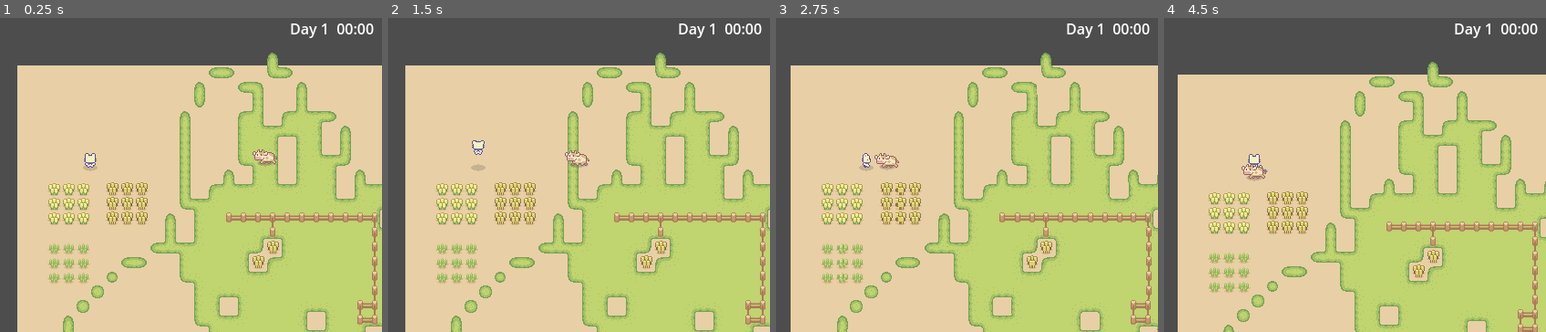
Above: before the commit, frames 1-4 (left to right).
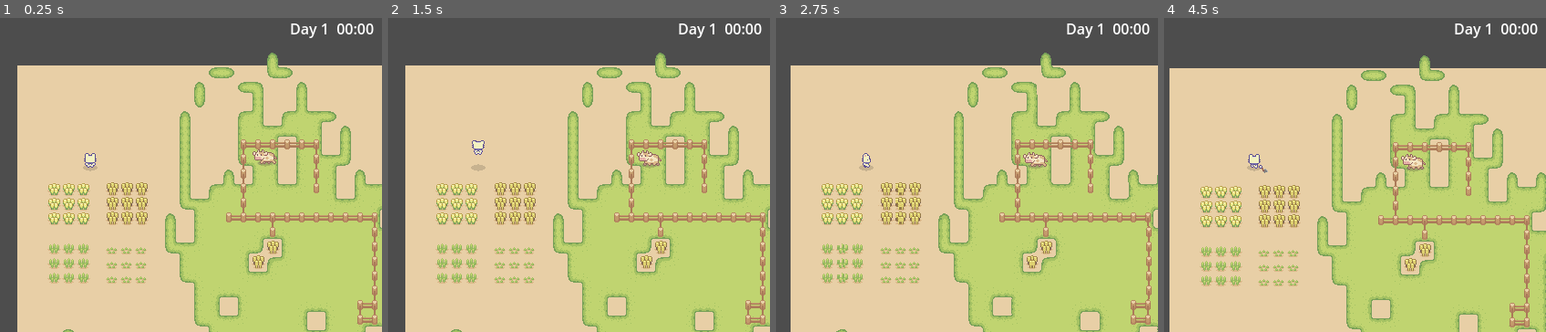
Above: after the commit, the same moments.

Repository: Maaack/Only-Harvest
Game: Godot game, scene res://Scenes/MainGameUI/MainGameUI.tscn
The game is run twice, just before and just after one commit, with the same random seed, the same clock (stepped at 60 frames per second) and the same inputs.
Inputs:
- Up to frame 1 (0.25 s): no input
- Up to frame 2 (1.5 s): hold D (move_right) 0.53-1.28 s; hold E (action) 0.53-1.28 s; tap Space (jump) at 0.77 s; hold S (move_down) from 1.28 s (still down); tap E (action) at 1.35 s
- Up to frame 3 (2.75 s): tap Space (jump) at 1.52 s; release S (move_down) at 2.03 s; hold D (move_right) from 2.03 s (still down); hold E (action) from 2.03 s (still down)
- Up to frame 4 (4.5 s): release D (move_right) at 2.78 s; release E (action) at 2.78 s; hold W (move_up) 2.78-3.53 s; tap E (action) at 2.85, 4.35 s; tap Space (jump) at 3.02, 3.77 s; hold E (action) 3.53-4.28 s; hold A (move_left) from 3.53 s (still down)

The runs differ from the first frame. In frame 1, 1.8% of the frame differs, in the area x 16-84%, y 38-100%; in frame 2, 2.3%; in frame 3, 2.3%; in frame 4, 26%, in the area x 1-100%, y 11-100%.

Commit message:
Fixes crop age at start.

Diff:
--- a/Scenes/Crop/Crop.gd
+++ b/Scenes/Crop/Crop.gd
@@ -27,14 +27,25 @@
 	animation_state.travel(crop_type_name)
 	growth_rates = Constants.CROP_GROWTH_RATES[crop_type_name]
 
-func _set_growth_rate_iter_from_stage():
-	match(growth_stage):
-		Constants.Stages.ONE:
-			growth_rate_iter = 0
-		Constants.Stages.TWO:
-			growth_rate_iter = 1
-		Constants.Stages.THREE, Constants.Stages.FOUR:
-			growth_rate_iter = 2
+func _get_age_for_crop_stage(input_stage : Constants.Stages):
+	var age_for_stage : int = 0
+	if input_stage > growth_rates.size():
+		input_stage = growth_rates.size()
+	for iter in range(input_stage):
+		age_for_stage += growth_rates[iter]
+	return age_for_stage
+
+func _set_crop_age_iter_from_stage():
+	raw_crop_age = _get_age_for_crop_stage(growth_stage-1)
+
+func _set_growth_rate_iter_from_age():
+	growth_rate_iter = 0
+	var total_duration = 0
+	for duration in growth_rates:
+		total_duration += duration
+		if total_duration > raw_crop_age:
+			break
+		growth_rate_iter += 1
 
 func _update_growth_stage():
 	if crop_stage_animation_state == null:
@@ -49,20 +60,30 @@
 		Constants.Stages.FOUR:
 			crop_stage_animation_state.travel(crop_type_name + "4")
 
+func _increment_growth_stage():
+	var next_stage : Constants.Stages
+	match(growth_stage):
+		Constants.Stages.ONE:
+			next_stage = Constants.Stages.TWO
+		Constants.Stages.TWO:
+			next_stage = Constants.Stages.THREE
+		Constants.Stages.THREE:
+			next_stage = Constants.Stages.FOUR
+		Constants.Stages.FOUR:
+			next_stage = Constants.Stages.FOUR
+	growth_stage = next_stage
+
 func _check_crop_age():
-	var total_growth_stage_duration : int = 0
-	if growth_rate_iter >= growth_rates.size():
-		growth_rate_iter = growth_rates.size() - 1
-	for iter in range(growth_rate_iter + 1):
-		total_growth_stage_duration += growth_rates[iter]
-	if raw_crop_age > 0 and raw_crop_age % total_growth_stage_duration == 0:
-		growth_stage += 1
-		_set_growth_rate_iter_from_stage()
+	var total_growth_stage_duration : int = _get_age_for_crop_stage(growth_stage)
+	if raw_crop_age >= total_growth_stage_duration:
+		_increment_growth_stage()
+		_set_growth_rate_iter_from_age()
 		_update_growth_stage()
 
 func _ready():
 	_update_crop_type()
-	_set_growth_rate_iter_from_stage()
+	_set_crop_age_iter_from_stage()
+	_set_growth_rate_iter_from_age()
 	_update_growth_stage()
 
 func increment_crop_age(amount : int = 1):
--- a/Scenes/PlayerCharacter/PickupCollector/PickupCollector.gd
+++ b/Scenes/PlayerCharacter/PickupCollector/PickupCollector.gd
@@ -5,7 +5,6 @@
 
 @export var pull_area_force : float = 10
 @export var pull_max_speed : float = 100
-@export var pull_distance_exponent : float = 2.0
 @export var pull_pickup_count : int = 1
 @export var pull_area_shape : Shape2D :
 	set(value):
@@ -27,13 +26,9 @@
 		$CollectArea2D/CollisionShape2D.shape = collect_area_shape
 
 func _pull_pickup(pickup : Pickup, delta : float):
-	var shape_2d : CircleShape2D = $PullArea2D/CollisionShape2D.shape
 	var parent_position = get_parent().position
-	var distance = pickup.position.distance_to(parent_position)
-	var ratio = shape_2d.radius / (distance + 0.0001)
-	var squared_ratio = pow(ratio, pull_distance_exponent)
 	var direction = pickup.position.direction_to(parent_position)
-	pickup.velocity = pickup.velocity.move_toward(direction * pull_max_speed, squared_ratio * pull_area_force * delta)
+	pickup.velocity = pickup.velocity.move_toward(direction * pull_max_speed, pull_area_force * delta)
 
 func _physics_process(delta):
 	if pulling_pickups.size() == 0:
--- a/Scenes/PlayerCharacter/PickupCollector/PickupCollector.tscn
+++ b/Scenes/PlayerCharacter/PickupCollector/PickupCollector.tscn
@@ -10,6 +10,8 @@
 
 [node name="PickupCollector" type="Node2D"]
 script = ExtResource("1_1icwb")
+pull_area_force = 100.0
+pull_max_speed = 300.0
 pull_area_shape = SubResource("CircleShape2D_skodp")
 collect_area_shape = SubResource("CircleShape2D_toes4")
 
--- a/Scenes/PlayerCharacter/PlayerCharacter.gd
+++ b/Scenes/PlayerCharacter/PlayerCharacter.gd
@@ -161,7 +161,6 @@
 	else:
 		action_input_flag = false
 
-
 func _on_action_area_area_entered(area):
 	if area is Crop:
 		area.try_harvest()
--- a/Scenes/World/World.tscn
+++ b/Scenes/World/World.tscn
@@ -904,21 +904,21 @@
 layer_1/y_sort_enabled = false
 layer_1/y_sort_origin = 0
 layer_1/z_index = 0
-layer_1/tile_data = PackedInt32Array(65547, 327680, 5, 65546 …(1869 unchanged characters)…  262152, 131072, 4, 262153, 131072, 4, 393218, 0, 6, 393219, 196608, 6, 327684, 0, 6, 327685, 589824, 2, 655359, 196608, 2, 524288, 196608, 2, 458753, 65536, 2, 720894, 0, 2, 786430, 0, 5, 851967, 0, 6, 786432, 131072, 6, 78643 …(3061 unchanged characters)…
+layer_1/tile_data = PackedInt32Array(65547, 327680, 5, 65546 …(1869 unchanged characters)…  262152, 131072, 4, 262153, 131072, 4, 327685, 262144, 7, 786430, 196608, 2, 851967, 0, 6, 786432, 131072, 6, 78643 …(3061 unchanged characters)…
 layer_2/name = "Fence"
 layer_2/enabled = true
 layer_2/modulate = Color(1, 1, 1, 1)
 layer_2/y_sort_enabled = false
 layer_2/y_sort_origin = 0
 layer_2/z_index = 0
-layer_2/tile_data = PackedInt32Array(196617, 65538, 3, 196618, 131074, 3, 196619, 131074, 3, 262156, 2, 2, 196621, 131074, 3, 196622, 131074, 3, 196623, 131074, 3, 458771, 2, 1, 524307, 2, 1, 589843, 196610, 1, 589842, 65538, 0, 655378, 65538, 2, 655379, 196610, 2, 393235, 2, 1, 327699, 2, 1, 262163, 2, 1, 196627, 196610, 0, 196626, 131074, 3, 196625, 131074, 3, 196624, 131074, 3, 196620, 131074, 0)
+layer_2/tile_data = PackedInt32Array(196617, 65538, 3, 196618, 131074, 2, 196619, 131074, 3, 262156, 2, 2, 196621, 131074, 3, 196622, 131074, 3, 196623, 131074, 3, 458771, 2, 1, 524307, 2, 1, 589843, 196610, 1, 589842, 65538, 0, 655378, 65538, 2, 655379, 196610, 2, 393235, 2, 1, 327699, 2, 1, 262163, 2, 1, 196627, 196610, 0, 196626, 131074, 3, 196625, 131074, 3, 196624, 131074, 3, 196620, 131074, 0, 10, 2, 1, -65526, 2, 1, -131062, 65538, 0, -131061, 131074, 3, -131060, 131074, 3, -131059, 131074, 3, -131058, 131074, 3, -131057, 196610, 0, -65521, 2, 1, 15, 2, 1, 65551, 2, 2, 65546, 2, 1, 131082, 2, 1)
 layer_3/name = "Crops"
 layer_3/enabled = true
 layer_3/modulate = Color(1, 1, 1, 1)
 layer_3/y_sort_enabled = false
 layer_3/y_sort_origin = 0
 layer_3/z_index = 0
-layer_3/tile_data = PackedInt32Array(393227, 262147, 0, 3276 …(999 unchanged characters)…  1, 851974, 262147, 1, 917510, 262147, 1)
+layer_3/tile_data = PackedInt32Array(393227, 262147, 0, 3276 …(999 unchanged characters)…  1, 851974, 262147, 1, 917510, 262147, 1, 327681, 65539, 0, 327682, 65539, 0, 327683, 65539, 0, 393219, 65539, 0, 458755, 65539, 0, 458754, 65539, 0, 458753, 65539, 0, 393217, 65539, 0, 393218, 65539, 0, 1179645, 65539, 1, 1179646, 65539, 1, 1179647, 65539, 1, 1245183, 65539, 1, 1310719, 65539, 1, 1310718, 65539, 1, 1310717, 65539, 1, 1245181, 65539, 1, 1245182, 65539, 1, 1114113, 65539, 1, 1114114, 65539, 1, 1114115, 65539, 1, 1179651, 65539, 1, 1245187, 65539, 1, 1245186, 65539, 1, 1245185, 65539, 1, 1179649, 65539, 1, 1179650, 65539, 1, 1114117, 65539, 1, 1114118, 65539, 1, 1114119, 65539, 1, 1179655, 65539, 1, 1245191, 65539, 1, 1245190, 65539, 1, 1245189, 65539, 1, 1179653, 65539, 1, 1179654, 65539, 1)
 
 [node name="Timer" type="Timer" parent="."]
 process_callback = 0
